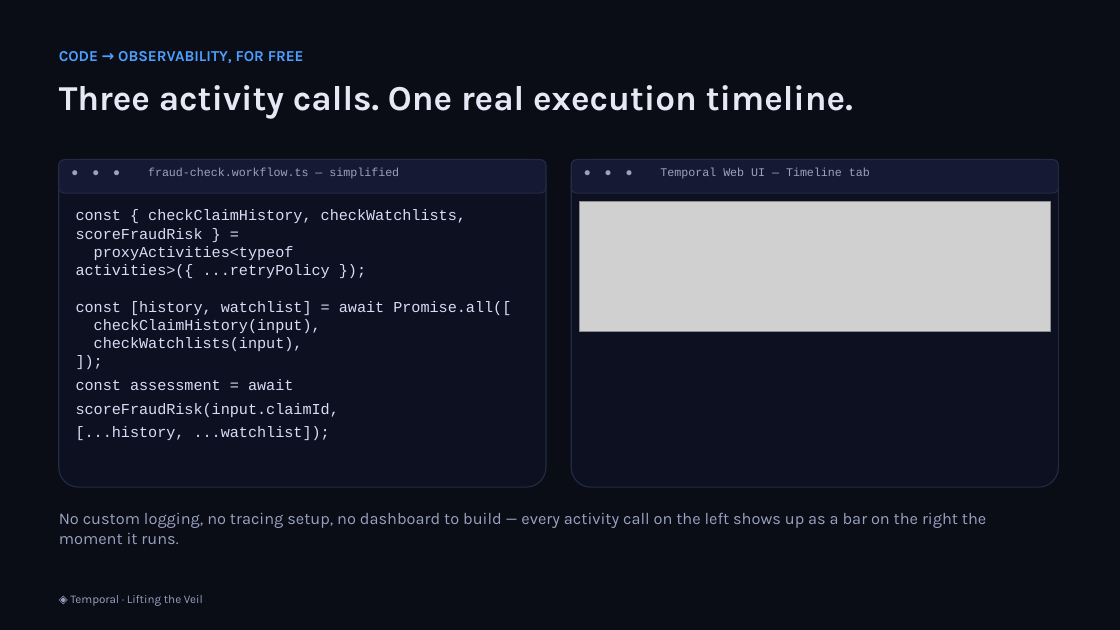
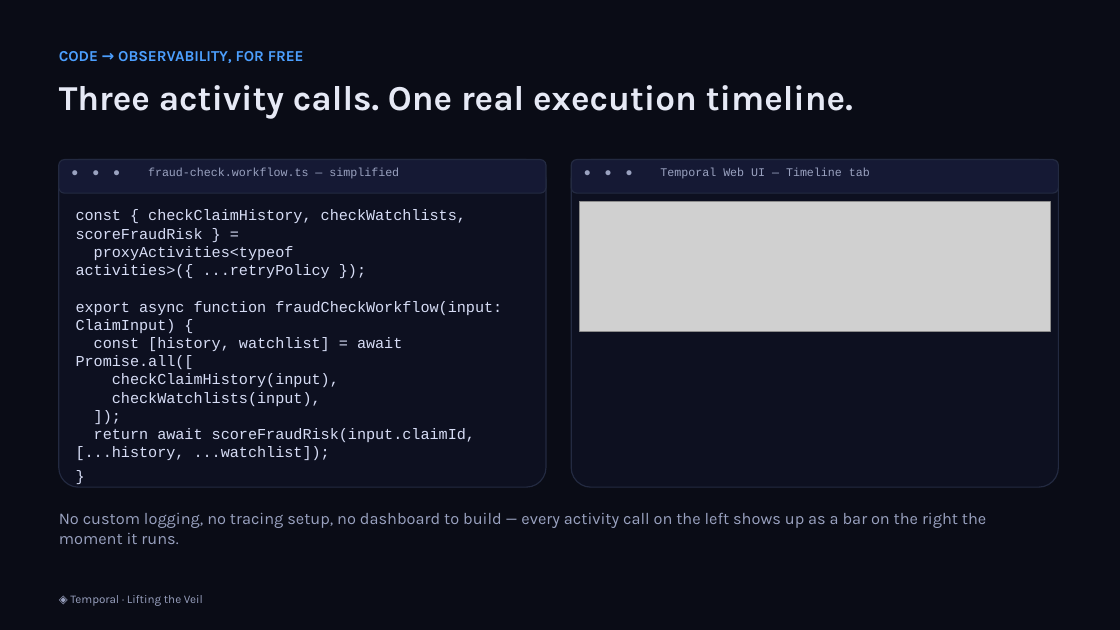
Before and after one commit to simy307/temporal-claims-demo, a slide deck: slide 15 of presentation/Lifting-the-Veil-Temporal-Talk.pptx. Drawn at 1120x630 pixels with LibreOffice and Linux fonts; fonts in the diff are those of the drawing; grey boxes stand for pictures. Boxes give left, top, right and bottom in pixels: in the first picture for what was removed or moved away, otherwise in the second. Text is boxed around its words. In the diff, an @@ line names an element or a change of style, - is before the commit and + after.

```diff
--- a/presentation/Lifting-the-Veil-Temporal-Talk.pptx
+++ b/presentation/Lifting-the-Veil-Temporal-Talk.pptx
@@ text at (x1=76, y1=209, x2=502, y2=460): text changed @@
-const { checkClaimHistory, checkWatchlists, scoreFraudRisk } =
-proxyActivities<typeof activities>({ ...retryPolicy });
-const [history, watchlist] = await Promise.all([
-checkClaimHistory(input),
-checkWatchlists(input),
-]);
-const assessment = await scoreFraudRisk(input.claimId, [...history, ...watchlist]);
+const { checkClaimHistory, checkWatchlists, scoreFraudRisk } =
+proxyActivities<typeof activities>({ ...retryPolicy });
+export async function fraudCheckWorkflow(input: ClaimInput) {
+const [history, watchlist] = await Promise.all([
+checkClaimHistory(input),
+checkWatchlists(input),
+]);
+return await scoreFraudRisk(input.claimId, [...history, ...watchlist]);
+}
```
Also in this commit, not shown: 3 other files.
